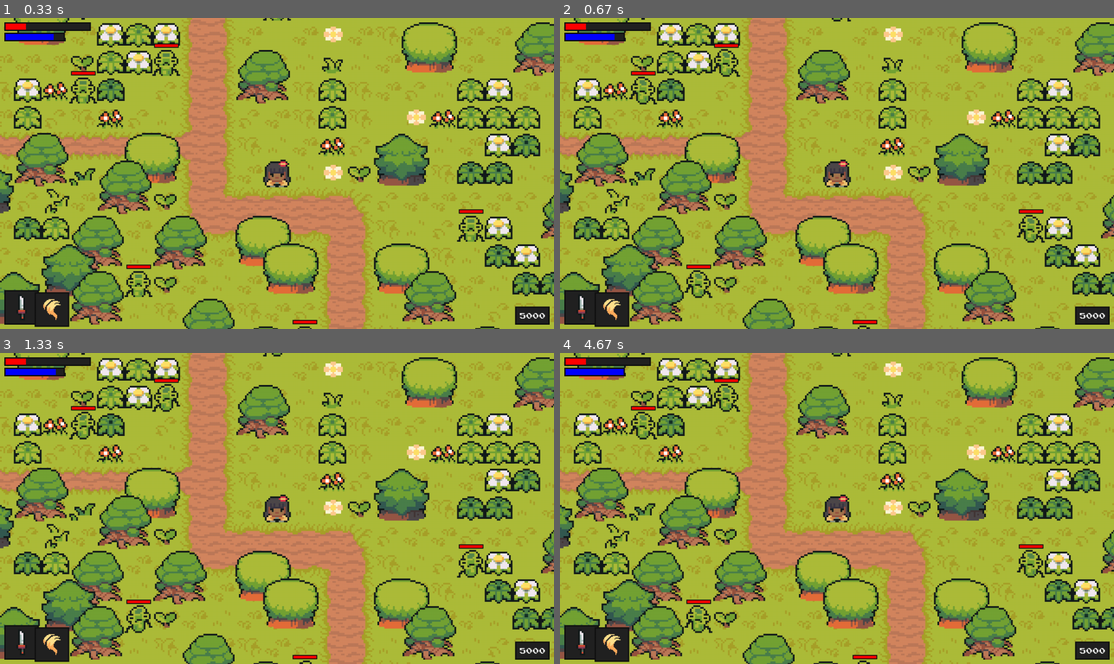
Above: before the commit, frames 1-4 (two rows, left to right).
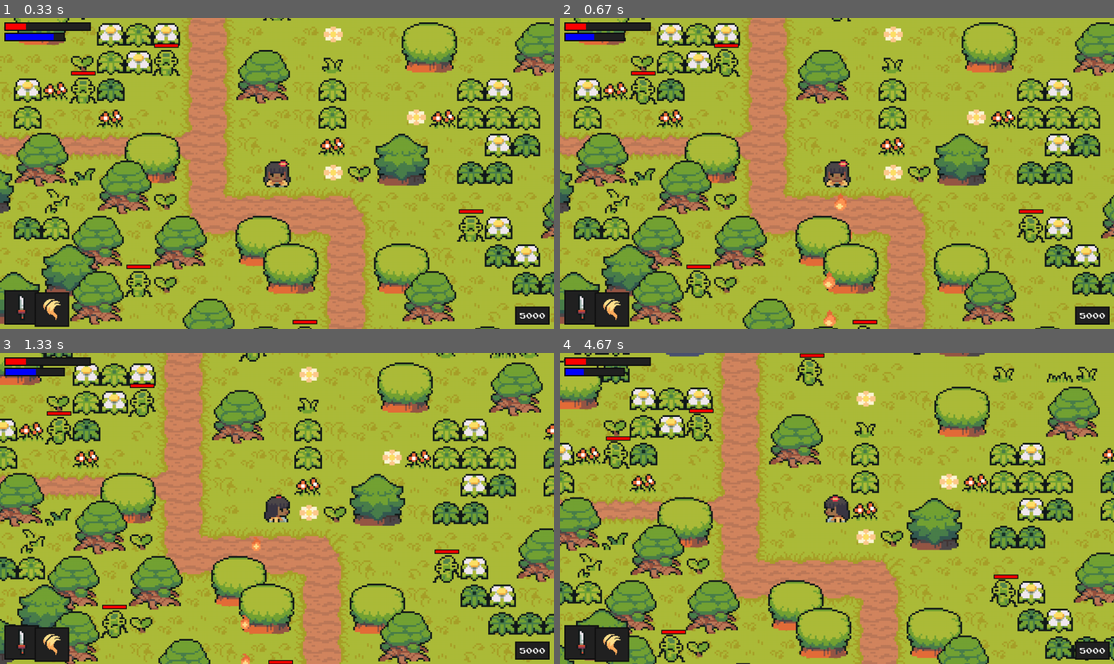
Above: after the commit, the same moments.

Repository: sabaris-sps/lumora-pygame
Game: pygame game, started from code/main.py
The game is run twice, just before and just after one commit, with the same random seed, the same clock (stepped at 60 frames per second) and the same inputs.
Inputs (mouse positions are in pixels of both pictures, inside the frame that each line leads up to):
- Up to frame 1 (0.33 s): no input
- Up to frame 2 (0.67 s): tap Ctrl at 0.33 s
- Up to frame 3 (1.33 s): press the mouse at (360, 399) at 0.7 s; move the mouse to (421, 508) at 0.8 s; release the mouse at (481, 617) at 0.93 s; tap Space at 1 s
- Up to frame 4 (4.67 s): tap Ctrl at 1.4, 1.7, 1.9, 2.23, 2.53, 2.73, 3.03, 3.3, 3.63, 3.93 s; press the mouse at (920, 399) at 4.43 s; move the mouse to (814, 424) at 4.53 s; move the mouse to (715, 449) at 4.63 s

Frame 1 is identical in both runs. In frame 2, 0.3% of the frame differs, in the area x 6-53%, y 5-100%; in frame 3, 53%; in frame 4, 59%, in the area x 0-100%, y 0-100%.

Commit message:
movement converted to mouse click

Diff:
--- a/code/level.py
+++ b/code/level.py
@@ -155,6 +155,8 @@
     if self.game_paused:
       self.upgrade.display()
     else:
+      if self.current_attack:
+        self.current_attack.move(self.player)
       self.visible_sprites.update()
       self.visible_sprites.enemy_update(self.player)
       self.player_attack_logic()
--- a/code/player.py
+++ b/code/player.py
@@ -68,25 +68,47 @@
 
   def input(self):
     keys = pygame.key.get_pressed()
-
-    # movement input
-    if keys[pygame.K_UP]:
-      self.direction.y=-1
-      self.status = 'up'
-    elif keys[pygame.K_DOWN]:
-      self.direction.y=1
-      self.status = 'down'
-    else:
-      self.direction.y=0
-
-    if keys[pygame.K_LEFT]:
-      self.direction.x=-1
-      self.status = 'left'
-    elif keys[pygame.K_RIGHT]:
-      self.direction.x=1
-      self.status = 'right'
-    else:
-      self.direction.x=0
+    mouse_clicks = pygame.mouse.get_pressed()
+
+    # # movement input
+    # if keys[pygame.K_UP]:
+    #   self.direction.y=-1
+    #   self.status = 'up'
+    # elif keys[pygame.K_DOWN]:
+    #   self.direction.y=1
+    #   self.status = 'down'
+    # else:
+    #   self.direction.y=0
+
+    # if keys[pygame.K_LEFT]:
+    #   self.direction.x=-1
+    #   self.status = 'left'
+    # elif keys[pygame.K_RIGHT]:
+    #   self.direction.x=1
+    #   self.status = 'right'
+    # else:
+    #   self.direction.x=0
+
+    if mouse_clicks[0]: # mouse button down
+      mouse_vec = pygame.math.Vector2(pygame.mouse.get_pos()) - get_camera_offset(pygame.display.get_surface(), self.rect)
+      player_vec = pygame.math.Vector2(self.rect.center)
+      distance = (mouse_vec - player_vec).magnitude()
+      if distance > 0:
+        self.direction = (mouse_vec-player_vec).normalize()
+      else:
+        self.direction = pygame.math.Vector2()
+      if abs(self.direction.x) > abs(self.direction.y):
+        if self.direction.x > 0:
+          self.status = 'right'
+        else:
+          self.status = 'left'
+      else:
+        if self.direction.y > 0:
+          self.status = 'down'
+        else:
+          self.status = 'up'
+    else:
+      self.direction = pygame.math.Vector2()
 
     # attack input
     if keys[pygame.K_SPACE] and not self.attacking:
@@ -96,7 +118,7 @@
       self.weapon_attack_sound.play()
 
     # magic input
-    if keys[pygame.K_RCTRL] and not self.attacking:
+    if keys[pygame.K_LCTRL] and not self.attacking:
       self.attacking = True
       self.attack_time = pygame.time.get_ticks()
       style = self.magic
@@ -136,7 +158,6 @@
 
       self.inventory['trees'] -= 1
 
-
   def get_status(self):
 
     # idle status
@@ -145,8 +166,6 @@
         self.status += '_idle'
 
     if self.attacking:
-      self.direction.x = 0
-      self.direction.y = 0
       if not 'attack' in self.status:
         if 'idle' in self.status:
           self.status = self.status.replace('idle', 'attack')
--- a/code/support.py
+++ b/code/support.py
@@ -39,3 +39,15 @@
       current_time = pygame.time.get_ticks()
       if current_time - self.action_time >= self.action_duration:
         self.acting = False
+
+def get_camera_offset(display_surface, player_rect):
+  # get camera offset
+  half_width = display_surface.get_size()[0]//2
+  half_height = display_surface.get_size()[1]//2
+  offset = pygame.math.Vector2(100,300)
+
+  offset.x = player_rect.centerx - half_width
+  offset.y = player_rect.centery - half_height
+  offset_pos = - pygame.math.Vector2(0,40) - offset
+
+  return offset_pos
--- a/code/weapon.py
+++ b/code/weapon.py
@@ -4,6 +4,9 @@
   def __init__(self, player, groups):
     super().__init__(groups)
     self.sprite_type = 'weapon'
+    self.move(player)
+
+  def move(self, player):
     direction = player.status.split('_')[0]
 
     # graphic
